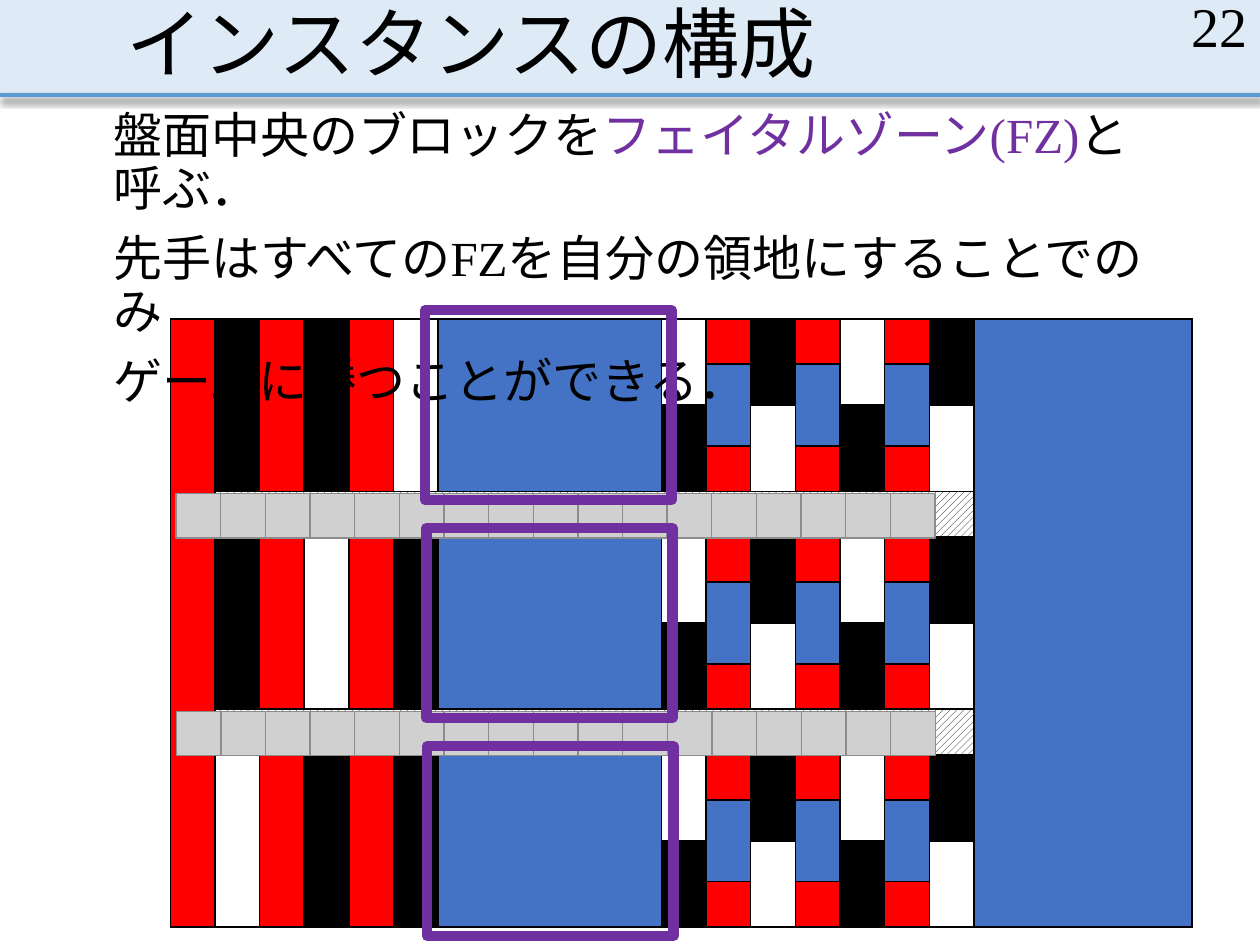
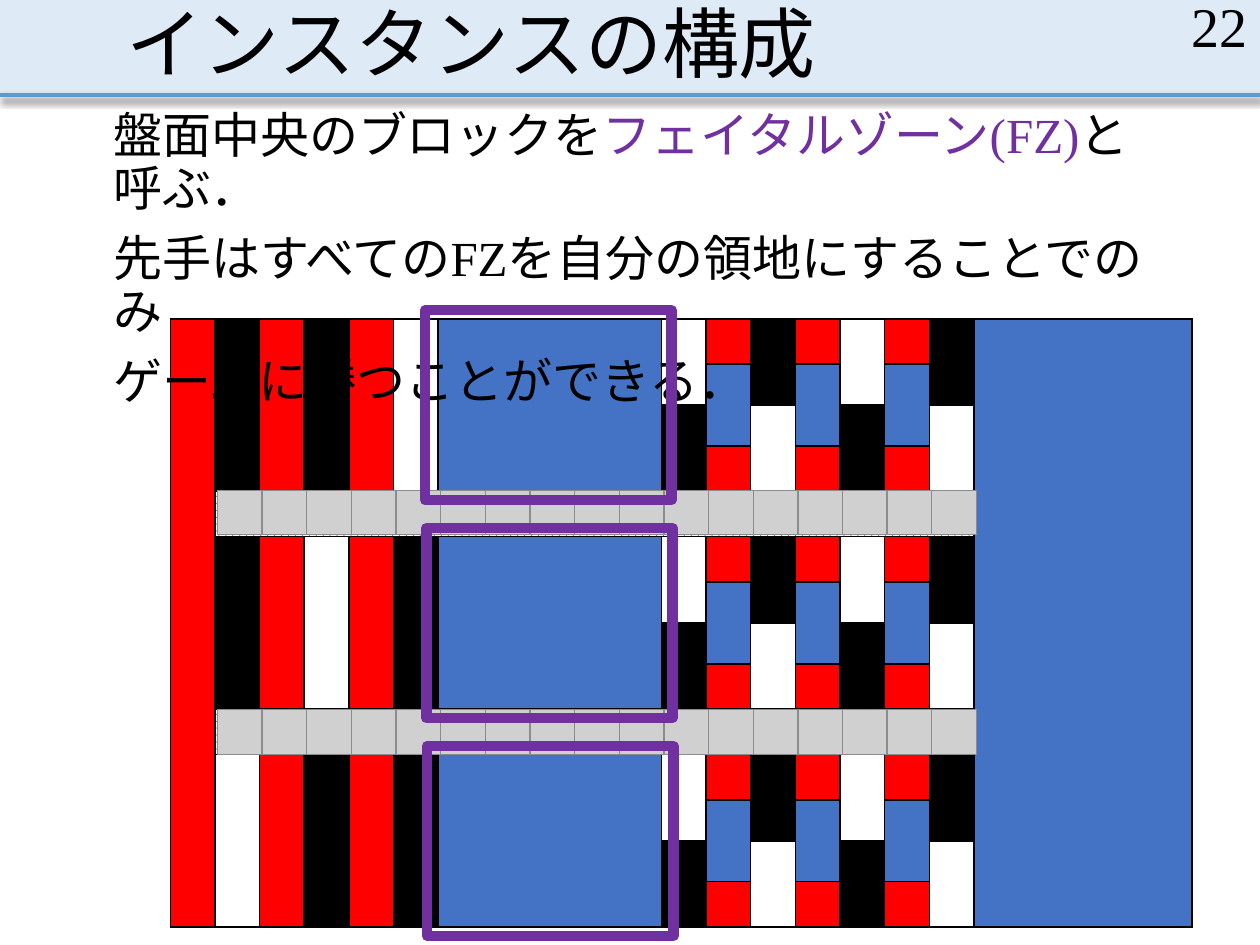
Before and after one commit to MasayaOda/SR, a slide deck: slide 22 of 190513oda.pptx. Drawn at 1260x945 pixels with LibreOffice and Linux fonts; fonts in the diff are those of the drawing; grey boxes stand for pictures. Boxes give left, top, right and bottom in pixels: in the first picture for what was removed or moved away, otherwise in the second. Text is boxed around its words. In the diff, an @@ line names an element or a change of style, - is before the commit and + after.

```diff
--- a/190513oda.pptx
+++ b/190513oda.pptx
@@ 17 pictures: place and size @@
-17 pictures at (176,494,935,538)
+17 pictures at (218,490,976,534)
@@ 17 pictures: place and size @@
-17 pictures at (176,711,935,755)
+17 pictures at (218,709,976,753)
```
Also in this commit, not shown: 11 other slides changed.
